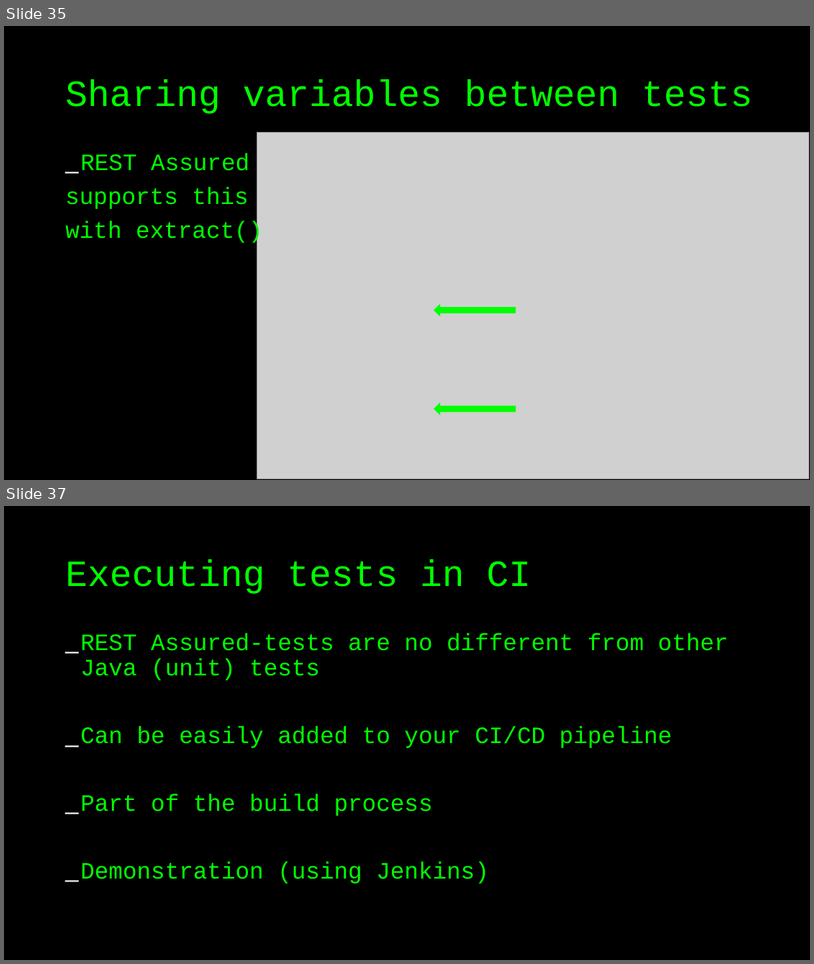
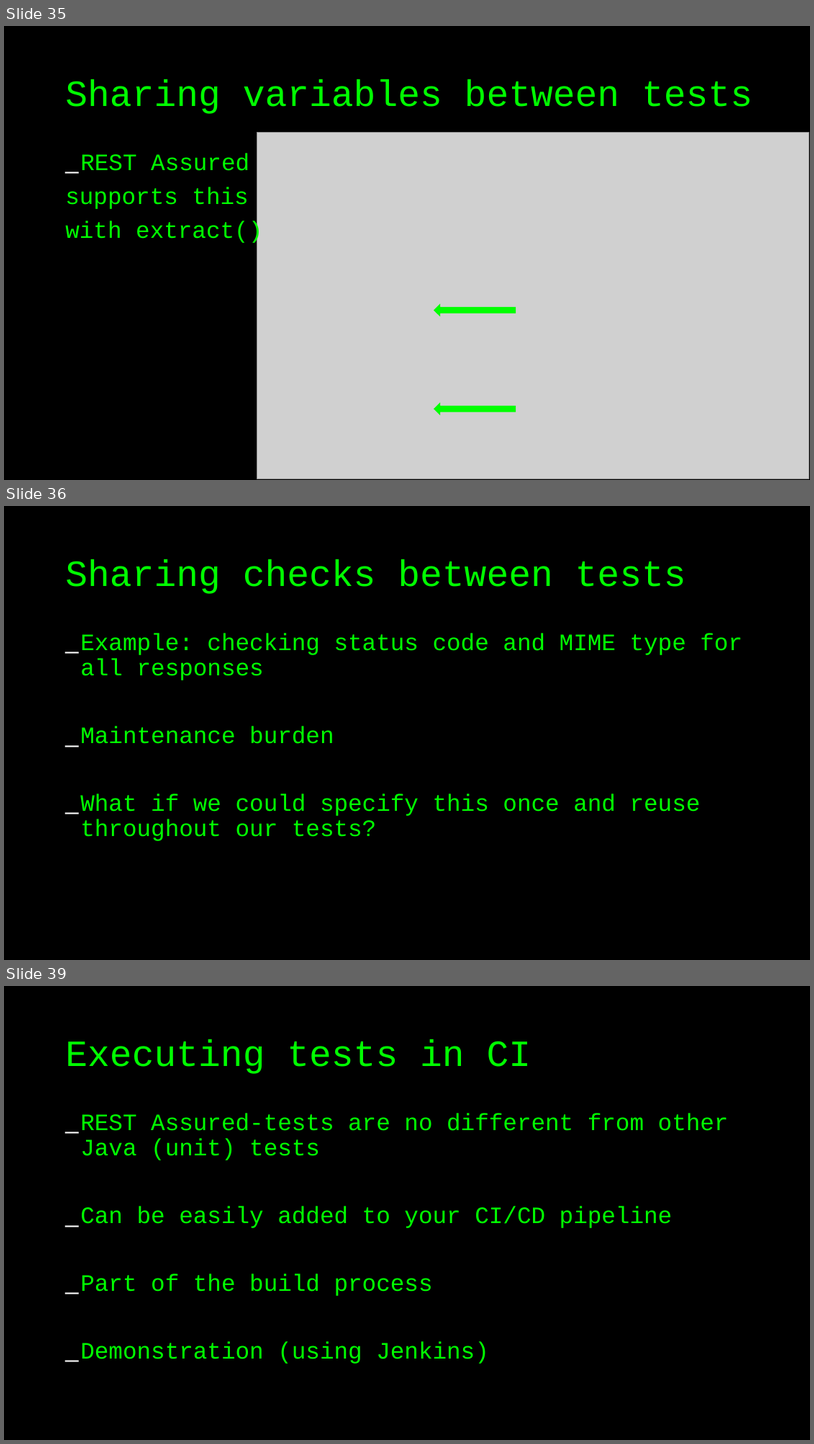
Before and after one commit to sureshnath/workshops, a slide deck: rest-assured/testing_restful_web_services_with_rest_assured.odp. Shown one above the other, each under a label of ours: slides 35 and 37 before the commit, slides 35, 36 and 39 after it; the slides between them are not shown. The pictures are 814x964 and 814x1444 pixels, drawn with LibreOffice and Linux fonts; fonts in the diff are those of the drawing; grey boxes stand for pictures. Boxes give left, top, right and bottom in pixels: in the first picture for what was removed or moved away, otherwise in the second. Text is boxed around its words. In the diff, an @@ line names an element or a change of style, - is before the commit and + after.

```diff
--- a/rest-assured/testing_restful_web_services_with_rest_assured.odp
+++ b/rest-assured/testing_restful_web_services_with_rest_assured.odp
@@ slide 36 added at <box>4,506,810,960</box>, background #000000 @@
@@ title added at <box>65,559,687,594</box>, 44 pt, text #00FF00 @@
+Sharing checks between tests
@@ text added at <box>80,633,743,841</box>, 28 pt, text #00FF00 @@
+_ Example: checking status code and MIME type for all responses
+_ Maintenance burden
+_ What if we could specify this once and reuse throughout our tests?
@@ what was slide 37 is now slide 39 @@
```
Also in this commit, not shown: 8 slides changed, 1 other slide added, 28 other files.
